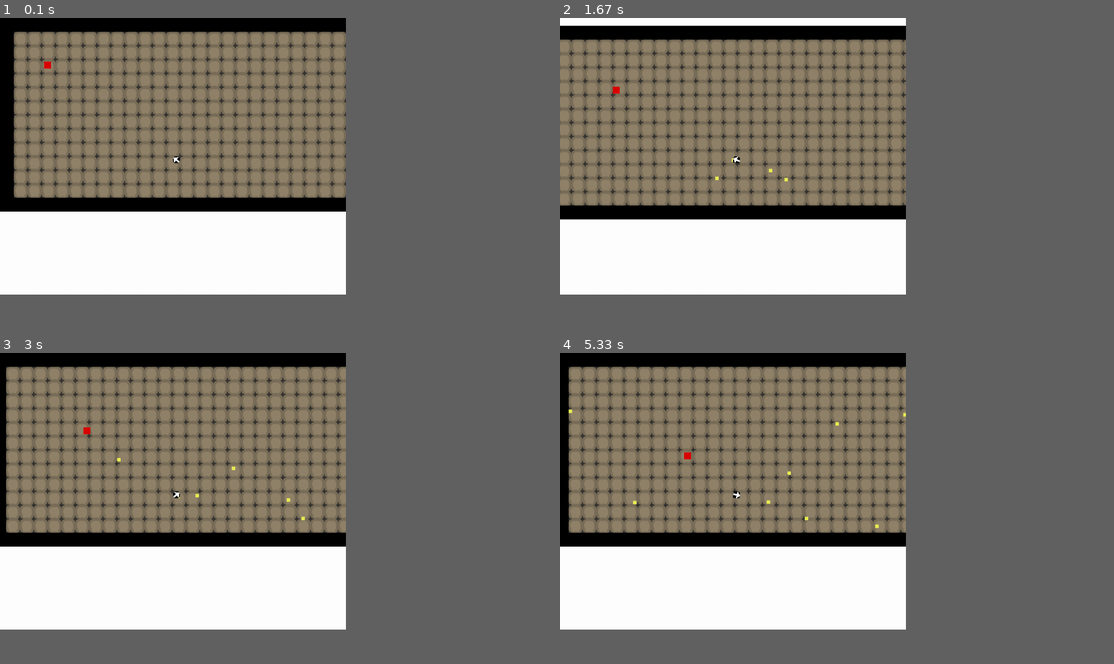
Above: before the commit, frames 1-4 (two rows, left to right).
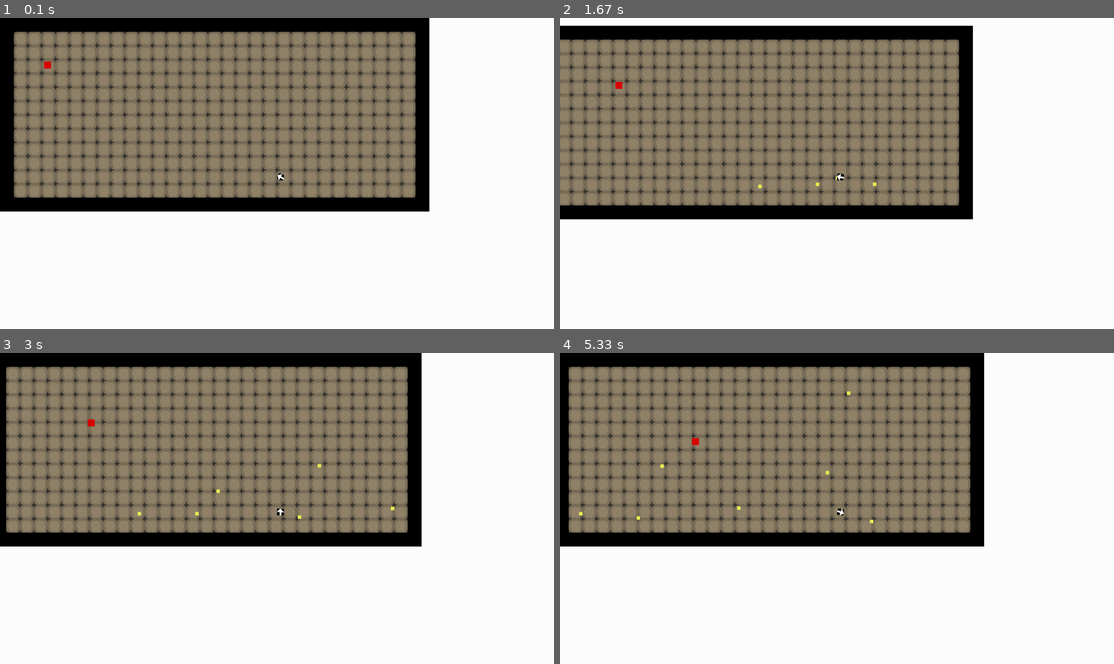
Above: after the commit, the same moments.

Repository: FRadford/pygame-systems
Game: pygame game, started from examples/simple/top_down.py
Same seed, same stepped clock (60 frames per second), same inputs: the game is played once before the commit and once after it.
Inputs (mouse positions are in pixels of both pictures, inside the frame that each line leads up to):
- Up to frame 1 (0.1 s): no input
- Up to frame 2 (1.67 s): click (837, 173) at 0.38 s; hold D 0.67-1.13 s; click (1014, 164) at 0.75 s; hold W 1.17-1.47 s; click (704, 176) at 1.25 s; hold D from 1.5 s (still down); click (665, 126) at 1.58 s
- Up to frame 3 (3 s): release D at 1.97 s; hold A 2-2.53 s; click (360, 399) at 2.08 s; hold S 2.57-2.87 s; click (343, 536) at 2.65 s; hold A from 2.9 s (still down); click (288, 402) at 2.98 s
- Up to frame 4 (5.33 s): release A at 3.3 s; hold W 3.33-3.7 s; click (637, 499) at 3.42 s; hold D 3.73-4.37 s; click (842, 539) at 3.82 s; hold S 4.4-4.77 s; click (820, 455) at 4.48 s; hold A 4.8-5.27 s; click (981, 558) at 4.88 s; hold D from 5.3 s (still down)
The window is 562x450 before the commit and 900x506 after it. Grey fills any space a smaller window leaves; there, only what the larger window draws over its background counts as a difference.

The runs differ from the first frame. In frame 1, 9.7% of the frame differs, in the area x 0-78%, y 0-63%; in frame 2, 8.0%; in frame 3, 9.0%; in frame 4, 9.3%.

Commit message:
Fullscreen/changed player rotation to use actual player position

Diff:
--- a/examples/simple/top_down.py
+++ b/examples/simple/top_down.py
@@ -9,8 +9,10 @@
 def main():
     # screen setup
     pygame.init()
-    size = width, height = 800, 640
-    screen = pygame.display.set_mode(size)
+    size = 0, 0
+    screen = pygame.display.set_mode(size, pygame.FULLSCREEN)
+
+    width, height = screen.get_size()
 
     # colour constants
     WHITE = (255, 255, 255)
@@ -72,7 +74,7 @@
                 sys.exit()
 
         # handle events and move player
-        player.rotate_to_mouse((width / 2, height / 2))
+        player.rotate_to_mouse()
         keys = pygame.key.get_pressed()
         if keys[pygame.K_w]:
             player.move(0, -player.speed, colliders)
@@ -82,6 +84,9 @@
             player.move(-player.speed, 0, colliders)
         if keys[pygame.K_d]:
             player.move(player.speed, 0, colliders)
+
+        if keys[pygame.K_ESCAPE]:
+            sys.exit()
 
         if pygame.mouse.get_pressed()[0]:
             shake = player.attack()  # TODO: Offset camera by increments from shake generator
--- a/systems/entities.py
+++ b/systems/entities.py
@@ -218,12 +218,14 @@
                 yield (x * s, x * s)
             s *= -1
 
-    def rotate_to_mouse(self, center):
+    def rotate_to_mouse(self):
         mouse_x, mouse_y = pygame.mouse.get_pos()
-        move_vector = (center[0] - mouse_x, center[1] - mouse_y)
+
+        # get vector between player and mouse
+        mouse_vector = (self.rect.x - mouse_x, self.rect.y - mouse_y)
 
         try:
-            theta = -math.degrees(math.atan2(move_vector[1], move_vector[0])) + 90
+            theta = -math.degrees(math.atan2(mouse_vector[1], mouse_vector[0])) + 90
         except ZeroDivisionError:
             theta = 0
 
